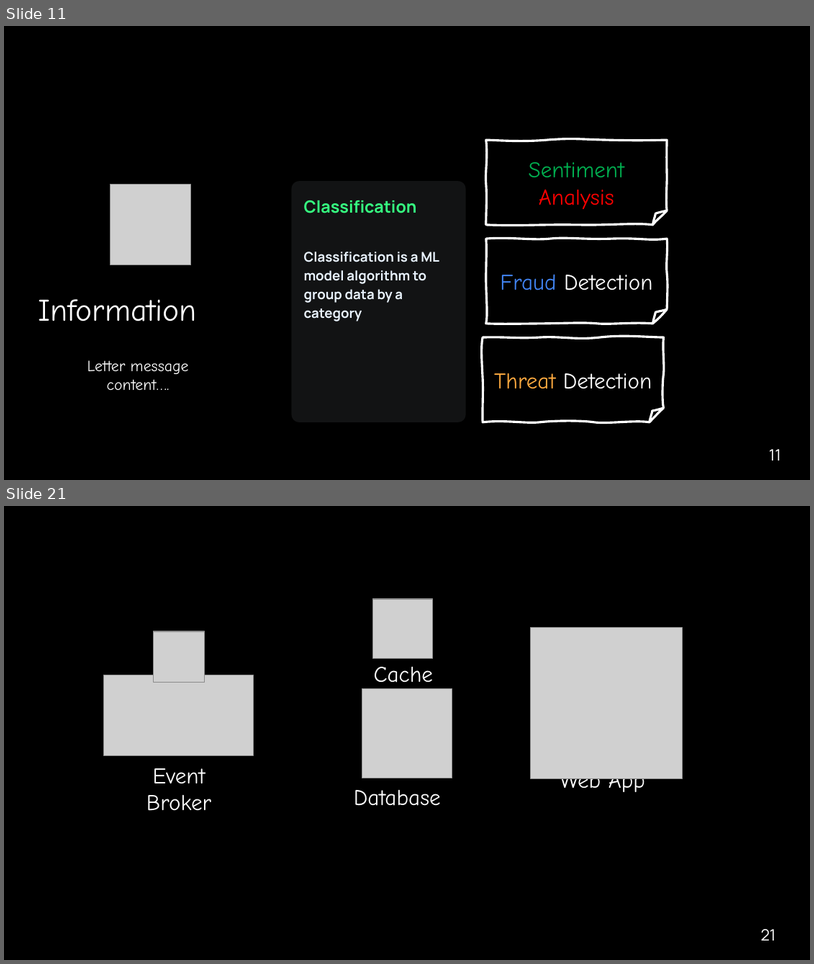
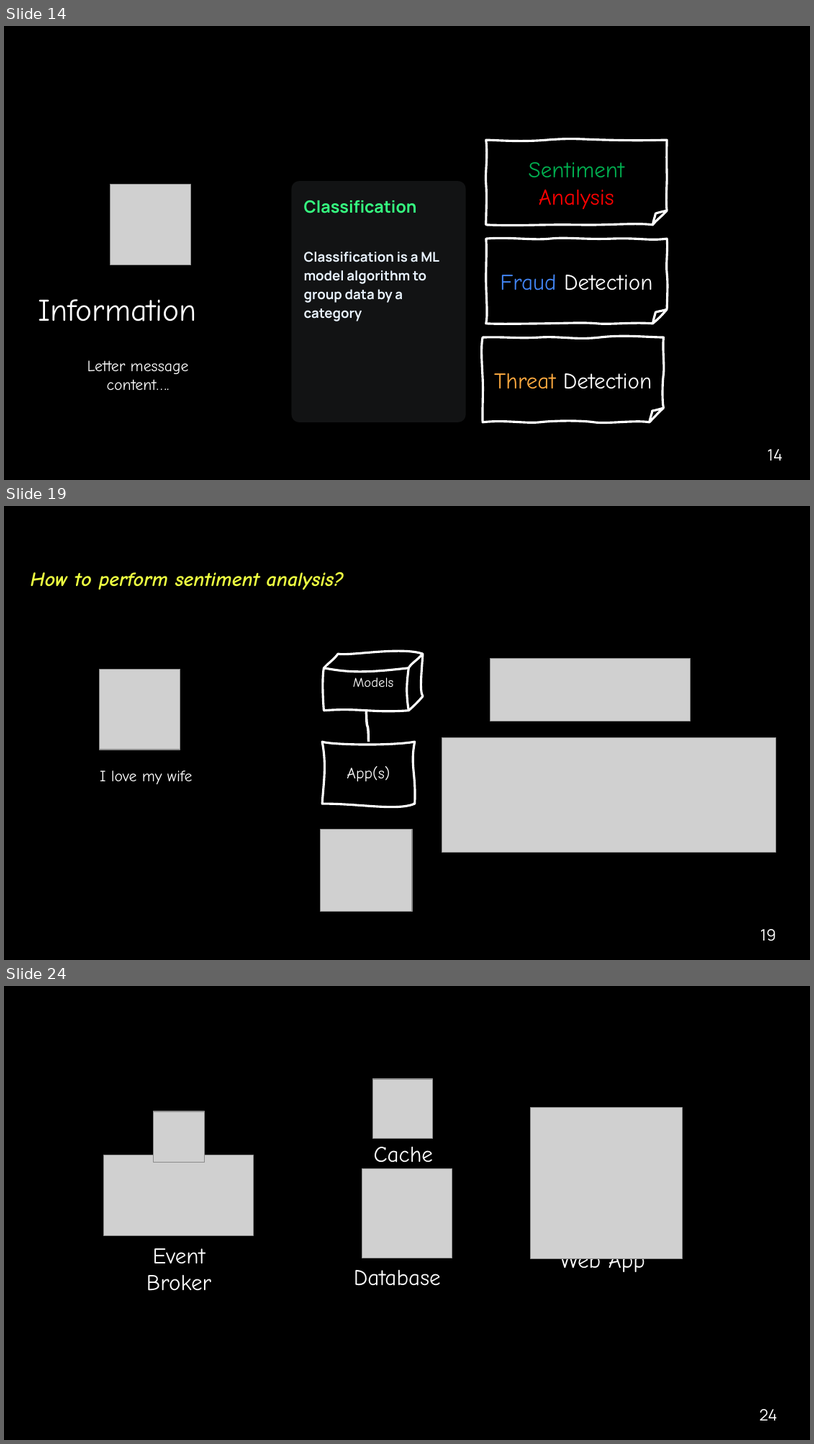
Before and after one commit to ggreen/real-time-AI-ML-event-streaming, a slide deck: docs/conferences/afrotech-realtime-ai-2024.pptx. Shown one above the other, each under a label of ours: slides 11 and 21 before the commit, slides 14, 19 and 24 after it; the slides between them are not shown. The pictures are 814x964 and 814x1444 pixels, drawn with LibreOffice and Linux fonts; fonts in the diff are those of the drawing; grey boxes stand for pictures; background and template pictures are left out. Boxes give left, top, right and bottom in pixels: in the first picture for what was removed or moved away, otherwise in the second. Text is boxed around its words. In the diff, an @@ line names an element or a change of style, - is before the commit and + after.

```diff
--- a/docs/conferences/afrotech-realtime-ai-2024.pptx
+++ b/docs/conferences/afrotech-realtime-ai-2024.pptx
@@ slide 19 added at (4, 506, 810, 960), background #000000 @@
@@ text added at (31, 572, 344, 590), 18 pt, text #EEFF41, bold, italic @@
+How to perform sentiment analysis?
@@ freeform shape added at (324, 654, 423, 710), outline #FFFFFF 2 pt, 12 pt, text #FFFFFF @@
+Models
@@ picture added at (100, 669, 180, 749) @@
@@ picture added at (490, 659, 691, 721) @@
@@ curved line added from (368, 741) to (366, 710), #FFFFFF 2.25 pt @@
@@ freeform shape added at (322, 741, 415, 803), outline #FFFFFF 2 pt, 14 pt, text #FFFFFF @@
+App(s)
@@ picture added at (442, 737, 776, 852) @@
@@ text added at (100, 770, 193, 785), 14 pt, text #FFFFFF @@
+I love my wife
@@ picture added at (321, 829, 413, 911) @@
@@ page number added at (761, 929, 777, 941), 14 pt, text #FFFFFF @@
+19
@@ what was slide 11 is now slide 14 @@
@@ page number at (768, 449, 783, 460): text changed @@
-11
+14
@@ what was slide 21 is now slide 24 @@
@@ page number at (760, 1409, 778, 1420): text changed @@
-21
+24
```
Also in this commit, not shown: 16 slides changed, 4 other slides added, 2 slides removed, 13 other files.
